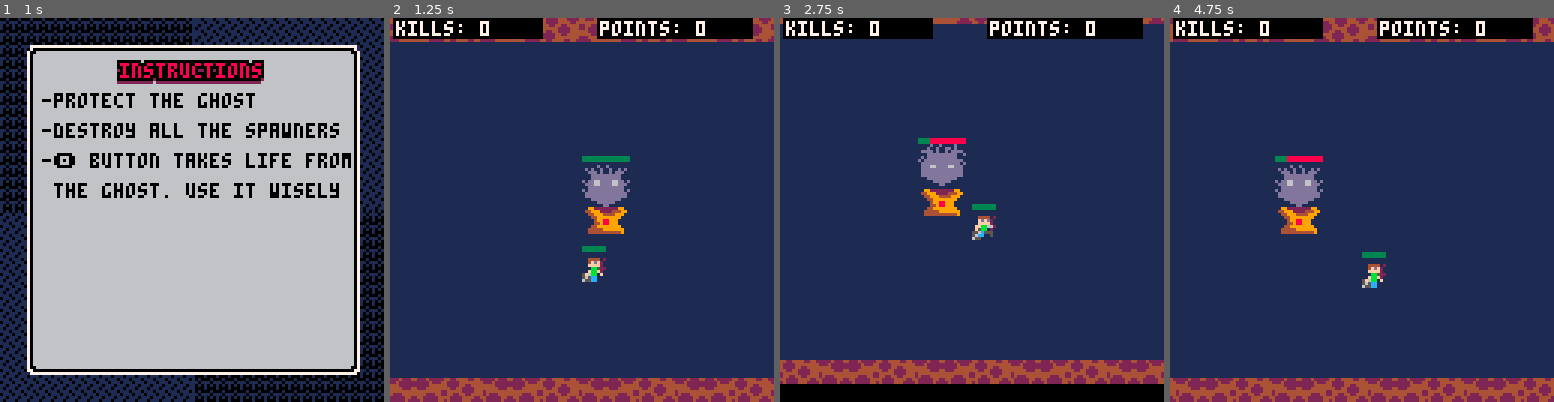
Above: before the commit, frames 1-4 (left to right).
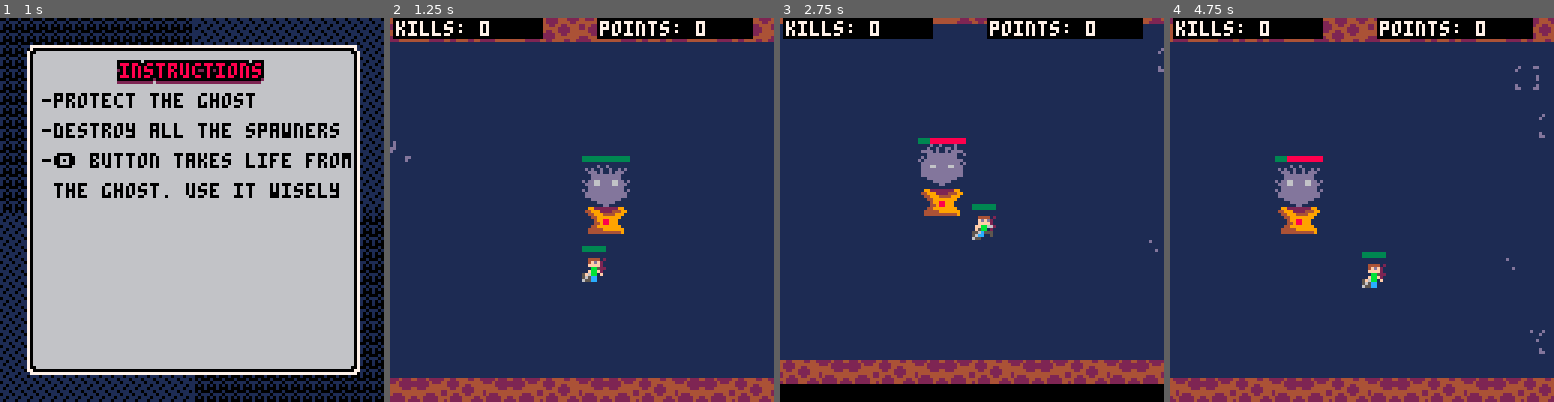
Above: after the commit, the same moments.

Repository: Rombusevil/ld44-ghost-avenger
Game: PICO-8 cartridge ld44.p8
Two runs of this game, one before a commit and one after it. Both use one fixed random seed, a clock stepped at 60 frames per second and the inputs below.
Inputs (mouse positions are in pixels of both pictures, inside the frame that each line leads up to):
- Up to frame 1 (1 s): tap X (X key) at 0.33 s; click (280, 121) at 0.67 s; tap O (Z key) at 0.7 s
- Up to frame 2 (1.25 s): tap X (X key) at 1.07 s; click (436, 267) at 1.22 s
- Up to frame 3 (2.75 s): hold Right 1.6-2.1 s; tap O (Z key) at 1.7, 2.1, 2.5 s; click (887, 114) at 1.77 s; tap X (X key) at 1.85 s; hold Up 2.15-2.42 s; click (952, 259) at 2.32 s; hold Right from 2.47 s (still down)
- Up to frame 4 (4.75 s): click (1404, 106) at 2.87 s; tap O (Z key) every 0.4 s from 2.9 to 4.5 s; tap X (X key) at 2.97, 4.08 s; release Right at 3.03 s; hold Left 3.08-3.58 s; click (1465, 256) at 3.42 s; hold Down 3.63-3.97 s; click (1231, 102) at 3.97 s; hold Right 4.02-4.68 s; click (1292, 248) at 4.52 s; hold Up from 4.73 s (still down)

Frame 1 is identical in both runs. In frame 2, less than 0.1% of the frame differs, in the area x 0-6%, y 32-38%; in frame 3, less than 0.1%; in frame 4, 0.2%, in the area x 87-98%, y 12-88%.

Commit message:
Added boots powerup

Diff:
--- a/game_state.lua
+++ b/game_state.lua
@@ -13,6 +13,7 @@
     local t=0       -- ticker
     local ct=0      -- clock trigger
     local p=0       -- points
+    local bootsf=true--boots powerup fuse
     music(-1)
     music(6)
 
@@ -88,10 +89,12 @@
         local bounds_obj=bbox(8,8,1,0,2,0)
         e:set_bounds(bounds_obj)
         e.debugbounds=false
-        e.mhealth=10 -- max health
-        e.health=10
+        e.mhealth=5 -- max health
+        e.health=5
         e.atk=false  -- is attacking
         e.swrd=sword(x,y,e)
+        e.spdb=false
+        e.spd=1
 
         function e:update()
             if(e.health > e.mhealth) e.health=e.mhealth
@@ -101,7 +104,8 @@
 
             -- movement
             if not e.atk then
-                local s=1
+                local s=e.spd
+                if(e.spdb)s+=1.5
                 if btn(0) then     --left
                     e:setx(e.x-s)
                     e.flipx=true
@@ -175,9 +179,9 @@
 
         function e:hurt(dmg)
             if not self.flickerer.is_flickering then
-                e:flicker(10)
+                sfx(1)
+                e:flicker(15)
                 if(e.health>0)e.health-=dmg
-                sfx(1)
             end
         end
 
@@ -191,8 +195,8 @@
         local e=entity(anim_obj)
         e:setpos(x,y)
         e:set_anim(1)
-        e.mhealth=100 -- max health
-        e.health=100
+        e.mhealth=10 -- max health
+        e.health=10
         e.tick=0
 
         local bounds_obj=bbox(16,16)
@@ -224,7 +228,7 @@
 
         function e:hurt(dmg)
             if not self.flickerer.is_flickering then
-                e:flicker(4)
+                e:flicker(15)
                 if(e.health>0)e.health-=dmg
                 sfx(2)
             end
@@ -389,7 +393,6 @@
 
         function e:update()
             if t % 1000 == 0 then
-                printh("fq "..e.fq)
                 e.fq-=3
                 if(e.fq < 1)e.fq=1
                 e.co=e.fq+10
@@ -516,6 +519,7 @@
                     del(clos, e)
                     p+=50
                     sfx(8)
+                    h.spdb=false
                 end
             end
 
@@ -530,6 +534,7 @@
                 end
                 e:flicker(e.expiry)
                 sfx(7)
+                h.spdb=true -- speed boost
             end
         end
 
@@ -555,6 +560,32 @@
                 g.health+=g.mhealth/4
                 h.health+=h.mhealth/4
                 sfx(7)
+            end
+        end
+
+        return e
+    end
+
+    function boots(x,y,h)
+        local anim_obj=anim()
+        anim_obj:add(77,1,1,1,1)
+
+        local e=entity(anim_obj)
+        e:setpos(x,y)
+        e:set_anim(1)
+
+        local bounds_obj=bbox(8,8)
+        e:set_bounds(bounds_obj)
+        -- e.debugbounds=true
+        e.f=true
+
+        function e:update()
+            if collides(h,e) and e.f then
+                del(updas, e)
+                del(draws, e)
+                h.spd+=1
+                sfx(7)
+                e.f=false
             end
         end
 
@@ -591,6 +622,7 @@
         -- Spawn Bomb
         if bt > 10 and bf then
             bf = false
+            sfx(9)
             local b=bomb(xx,yy,h) add(updas,b) add(draws,b)
         end
 
@@ -598,6 +630,13 @@
         if ct > 20 and #clos==0 then
             sfx(9)
             local c=clock(xx,yy,h) add(updas,c) add(draws,c) add(clos, c)
+        end
+
+        -- Spawn boots powerup
+        if zkills > 50 and bootsf then
+            bootsf=false
+            sfx(9)
+            local b=boots(xx,yy,h) add(updas,b) add(draws,b)
         end
 
         sort(draws)
--- a/ld44.p8
+++ b/ld44.p8
@@ -360,6 +360,7 @@
     local t=0
     local ct=0
     local p=0
+    local bootsf=true
     music(-1)
     music(6)
     function sword(x,y,h)
@@ -418,17 +419,20 @@
         local bounds_obj=bbox(8,8,1,0,2,0)
         e:set_bounds(bounds_obj)
         e.debugbounds=false
-        e.mhealth=10
-        e.health=10
+        e.mhealth=5
+        e.health=5
         e.atk=false
         e.swrd=sword(x,y,e)
+        e.spdb=false
+        e.spd=1
         function e:update()
             if(e.health > e.mhealth) e.health=e.mhealth
             if e.health <= 0 then
                 curstate=gameover_state(p,zkills,false)
             end
             if not e.atk then
-                local s=1
+                local s=e.spd
+                if(e.spdb)s+=1.5
                 if btn(0) then
                     e:setx(e.x-s)
                     e.flipx=true
@@ -486,9 +490,9 @@
         end
         function e:hurt(dmg)
             if not self.flickerer.is_flickering then
-                e:flicker(10)
+                sfx(1)
+                e:flicker(15)
                 if(e.health>0)e.health-=dmg
-                sfx(1)
             end
         end
         return e
@@ -499,8 +503,8 @@
         local e=entity(anim_obj)
         e:setpos(x,y)
         e:set_anim(1)
-        e.mhealth=100
-        e.health=100
+        e.mhealth=10
+        e.health=10
         e.tick=0
         local bounds_obj=bbox(16,16)
         e:set_bounds(bounds_obj)
@@ -525,7 +529,7 @@
         end
         function e:hurt(dmg)
             if not self.flickerer.is_flickering then
-                e:flicker(4)
+                e:flicker(15)
                 if(e.health>0)e.health-=dmg
                 sfx(2)
             end
@@ -657,7 +661,6 @@
         e.fq=fq
         function e:update()
             if t % 1000 == 0 then
-                printh("fq "..e.fq)
                 e.fq-=3
                 if(e.fq < 1)e.fq=1
                 e.co=e.fq+10
@@ -762,6 +765,7 @@
                     del(clos, e)
                     p+=50
                     sfx(8)
+                    h.spdb=false
                 end
             end
             if collides(h,e) and e.f then
@@ -775,6 +779,7 @@
                 end
                 e:flicker(e.expiry)
                 sfx(7)
+                h.spdb=true
             end
         end
         return e
@@ -798,6 +803,26 @@
         end
         return e
     end
+    function boots(x,y,h)
+        local anim_obj=anim()
+        anim_obj:add(77,1,1,1,1)
+        local e=entity(anim_obj)
+        e:setpos(x,y)
+        e:set_anim(1)
+        local bounds_obj=bbox(8,8)
+        e:set_bounds(bounds_obj)
+        e.f=true
+        function e:update()
+            if collides(h,e) and e.f then
+                del(updas, e)
+                del(draws, e)
+                h.spd+=1
+                sfx(7)
+                e.f=false
+            end
+        end
+        return e
+    end
     local g = ghost(120, 48) add(updas, g) add(draws, g)
     local h = hero(120,80,g) add(updas, h) add(draws, h)
     local sp1 = spawner(16 ,16,h,5 ,g) add(updas, sp1) add(draws, sp1) add(spawns, sp1)
@@ -822,11 +847,17 @@
         local yy=rnd(40)+70
         if bt > 10 and bf then
             bf = false
+            sfx(9)
             local b=bomb(xx,yy,h) add(updas,b) add(draws,b)
         end
         if ct > 20 and #clos==0 then
             sfx(9)
             local c=clock(xx,yy,h) add(updas,c) add(draws,c) add(clos, c)
+        end
+        if zkills > 5 and bootsf then
+            bootsf=false
+            sfx(9)
+            local b=boots(xx,yy,h) add(updas,b) add(draws,b)
         end
         sort(draws)
     end
@@ -1088,20 +1119,20 @@
 
 __map__
 0203040502030405020304050203040502030405020304050203040502030405000000000000000000000000000000000000000000000000000000000000000000000000000000000000000000000000000000000000000000000000000000000000000000000000000000000000000000000000000000000000000000000000
-1224242424242424242424242424242424242424242424242424242424242405000000000000000000000000000000000000000000000000000000000000000000000000000000000000000000000000000000000000000000000000000000000000000000000000000000000000000000000000000000000000000000000000
-0224242424242424242424242424242424242424242424242424242424242405000000000000000000000000000000000000000000000000000000000000000000000000000000000000000000000000000000000000000000000000000000000000000000000000000000000000000000000000000000000000000000000000
+124c242424242424242424242424242424242424242424242424242131242405000000000000000000000000000000000000000000000000000000000000000000000000000000000000000000000000000000000000000000000000000000000000000000000000000000000000000000000000000000000000000000000000
+022424243b24242424242424242424242424242424242424243b243121243105000000000000000000000000000000000000000000000000000000000000000000000000000000000000000000000000000000000000000000000000000000000000000000000000000000000000000000000000000000000000000000000000
+1224222424242424242424242424242424242424242424242424242433242415000000000000000000000000000000000000000000000000000000000000000000000000000000000000000000000000000000000000000000000000000000000000000000000000000000000000000000000000000000000000000000000000
+02242431242424242424242424242424242424242424242424243b2433302405000000000000000000000000000000000000000000000000000000000000000000000000000000000000000000000000000000000000000000000000000000000000000000000000000000000000000000000000000000000000000000000000
+122424242424244c242424242424242424242424242424242424242424312415000000000000000000000000000000000000000000000000000000000000000000000000000000000000000000000000000000000000000000000000000000000000000000000000000000000000000000000000000000000000000000000000
+0230242424242424242424242424242424242424242424242424242424242405000000000000000000000000000000000000000000000000000000000000000000000000000000000000000000000000000000000000000000000000000000000000000000000000000000000000000000000000000000000000000000000000
 1224242424242424242424242424242424242424242424242424242424242415000000000000000000000000000000000000000000000000000000000000000000000000000000000000000000000000000000000000000000000000000000000000000000000000000000000000000000000000000000000000000000000000
 0224242424242424242424242424242424242424242424242424242424242405000000000000000000000000000000000000000000000000000000000000000000000000000000000000000000000000000000000000000000000000000000000000000000000000000000000000000000000000000000000000000000000000
-1224242424242424242424242424242424242424242424242424242424242415000000000000000000000000000000000000000000000000000000000000000000000000000000000000000000000000000000000000000000000000000000000000000000000000000000000000000000000000000000000000000000000000
-0224242424242424242424242424242424242424242424242424242424242405000000000000000000000000000000000000000000000000000000000000000000000000000000000000000000000000000000000000000000000000000000000000000000000000000000000000000000000000000000000000000000000000
-1224242424242424242424242424242424242424242424242424242424242415000000000000000000000000000000000000000000000000000000000000000000000000000000000000000000000000000000000000000000000000000000000000000000000000000000000000000000000000000000000000000000000000
-0224242424242424242424242424242424242424242424242424242424242405000000000000000000000000000000000000000000000000000000000000000000000000000000000000000000000000000000000000000000000000000000000000000000000000000000000000000000000000000000000000000000000000
-1224242424242424242424242424242424242424242424242424242424242415000000000000000000000000000000000000000000000000000000000000000000000000000000000000000000000000000000000000000000000000000000000000000000000000000000000000000000000000000000000000000000000000
-0224242424242424242424242424242424242424242424242424242424242405000000000000000000000000000000000000000000000000000000000000000000000000000000000000000000000000000000000000000000000000000000000000000000000000000000000000000000000000000000000000000000000000
-1224242424242424242424242424242424242424242424242424242424242415000000000000000000000000000000000000000000000000000000000000000000000000000000000000000000000000000000000000000000000000000000000000000000000000000000000000000000000000000000000000000000000000
-0224242424242424242424242424242424242424242424242424242424242405000000000000000000000000000000000000000000000000000000000000000000000000000000000000000000000000000000000000000000000000000000000000000000000000000000000000000000000000000000000000000000000000
-1224242424242424242424242424242424242424242424242424242424242415000000000000000000000000000000000000000000000000000000000000000000000000000000000000000000000000000000000000000000000000000000000000000000000000000000000000000000000000000000000000000000000000
-0224242424242424242424242424242424242424242424242424242424242405000000000000000000000000000000000000000000000000000000000000000000000000000000000000000000000000000000000000000000000000000000000000000000000000000000000000000000000000000000000000000000000000
+12242420242424242424242424242424242424242424242424242424243b2415000000000000000000000000000000000000000000000000000000000000000000000000000000000000000000000000000000000000000000000000000000000000000000000000000000000000000000000000000000000000000000000000
+023b242424242424242424242424242424242424242424242124242424242405000000000000000000000000000000000000000000000000000000000000000000000000000000000000000000000000000000000000000000000000000000000000000000000000000000000000000000000000000000000000000000000000
+1224242424242424242424242424242424242424242424242424242424312415000000000000000000000000000000000000000000000000000000000000000000000000000000000000000000000000000000000000000000000000000000000000000000000000000000000000000000000000000000000000000000000000
+02242324243b2424242424242424242424242424242424242424242324242405000000000000000000000000000000000000000000000000000000000000000000000000000000000000000000000000000000000000000000000000000000000000000000000000000000000000000000000000000000000000000000000000
+12322424242432242424242424242424242424242424242424213b2421242415000000000000000000000000000000000000000000000000000000000000000000000000000000000000000000000000000000000000000000000000000000000000000000000000000000000000000000000000000000000000000000000000
+0224244c24242424242424242424242424242424242424242424242424243105000000000000000000000000000000000000000000000000000000000000000000000000000000000000000000000000000000000000000000000000000000000000000000000000000000000000000000000000000000000000000000000000
 1213141512131415121314151213141512131415121314151213141512131415000000000000000000000000000000000000000000000000000000000000000000000000000000000000000000000000000000000000000000000000000000000000000000000000000000000000000000000000000000000000000000000000
 
 
Not shown, changed: 20 lines of the sprite sheet (__gfx__) section of ld44.p8
Not shown, changed: sheet.png
